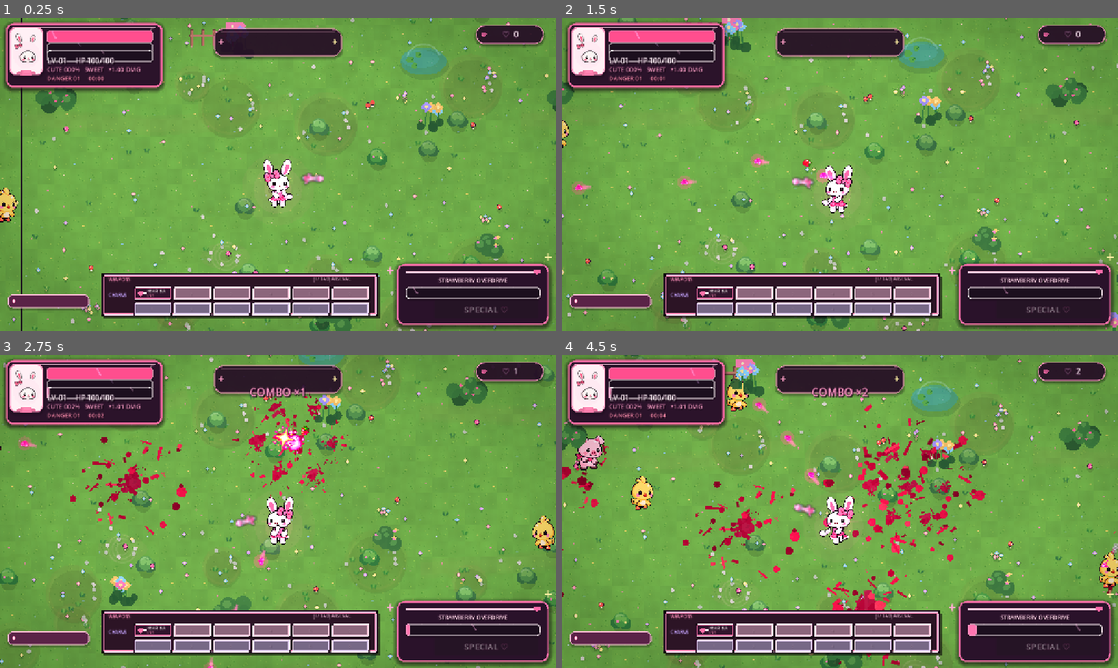
Above: before the commit, frames 1-4 (two rows, left to right).
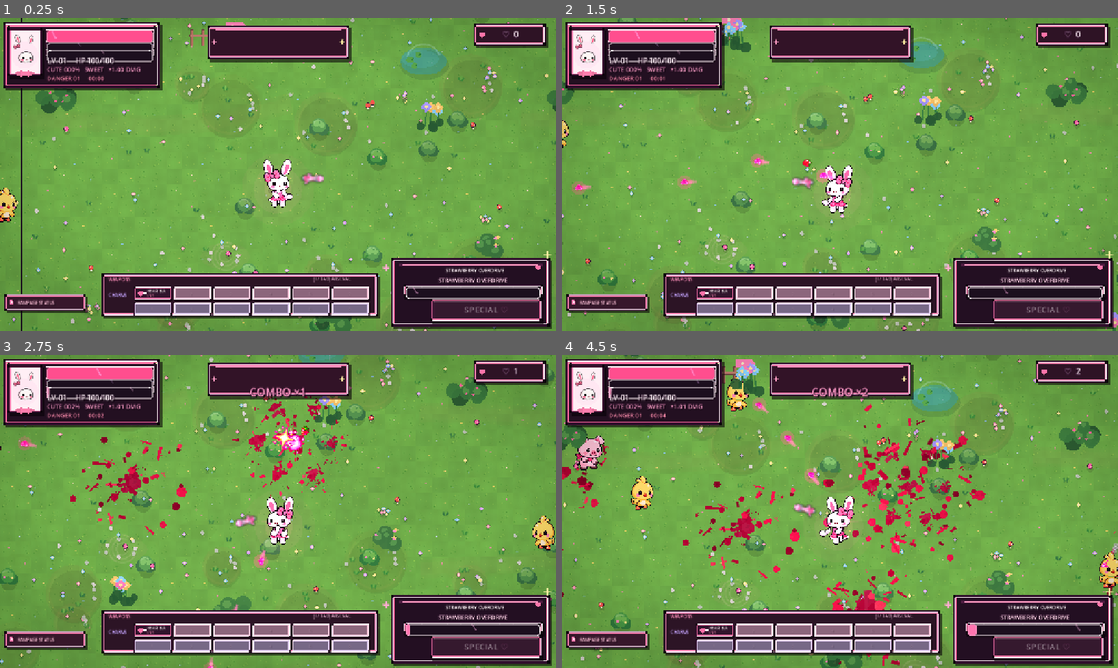
Above: after the commit, the same moments.

Repository: ramonsamagaio/cutecuterampage
Game: Godot game, scene res://scenes/Main.tscn
Same seed, same stepped clock (60 frames per second), same inputs: the game is played once before the commit and once after it.
Inputs (mouse positions are in pixels of both pictures, inside the frame that each line leads up to):
- Up to frame 1 (0.25 s): no input
- Up to frame 2 (1.5 s): tap Enter at 0.5 s; move the mouse to (962, 158) at 0.52 s; hold Right (ui_right) 0.53-1.28 s; tap Shift at 0.6 s; tap Space at 0.77 s; move the mouse to (728, 190) at 1.27 s; hold Down (ui_down) from 1.28 s (still down); tap Z at 1.35 s
- Up to frame 3 (2.75 s): tap Space at 1.52 s; move the mouse to (333, 442) at 2.02 s; release Down (ui_down) at 2.03 s; hold Right (ui_right) from 2.03 s (still down); tap X at 2.1 s
- Up to frame 4 (4.5 s): move the mouse to (812, 574) at 2.77 s; release Right (ui_right) at 2.78 s; hold Up (ui_up) 2.78-3.53 s; tap C at 2.85 s; tap Space at 3.02, 3.77 s; move the mouse to (1006, 558) at 3.52 s; hold Left (ui_left) from 3.53 s (still down); tap I at 3.6 s; move the mouse to (673, 464) at 4.27 s; tap Tab at 4.35 s

The runs differ from the first frame. In frame 1, 7.3% of the frame differs, in the area x 0-100%, y 1-100%; in frame 2, 7.3%; in frame 3, 7.3%; in frame 4, 7.2%.

Commit message:
feat: redraw HUD chrome as chunky hand-pixeled arcade UI

Diff:
--- a/scripts/ui/hud_concept_decor.gd
+++ b/scripts/ui/hud_concept_decor.gd
@@ -5,86 +5,125 @@
 var _ear_l: Texture2D
 var _ear_r: Texture2D
 var _bow: Texture2D
-var _main_style: StyleBoxFlat
-var _portrait_style: StyleBoxFlat
-var _special_style: StyleBoxFlat
-var _pill_style: StyleBoxFlat
-var _badge_style: StyleBoxFlat
+var _font: Font
+var _time: float = 0.0
+var _tick: float = 0.0
 
 func _ready() -> void:
 	mouse_filter = Control.MOUSE_FILTER_IGNORE
 	set_anchors_and_offsets_preset(Control.PRESET_FULL_RECT)
 	z_index = -100
+	_font = ThemeDB.fallback_font
 	_head = CutoutArtPart.make_small_texture("res://assets/Taffi/Cabeca.png", Vector2i(66, 60))
 	_ear_l = CutoutArtPart.make_small_texture("res://assets/Taffi/Ore1.png", Vector2i(21, 45))
 	_ear_r = CutoutArtPart.make_small_texture("res://assets/Taffi/Ore2.png", Vector2i(21, 45))
 	_bow = CutoutArtPart.make_small_texture("res://assets/Taffi/Laco.png", Vector2i(31, 25))
-	_main_style = _make_style(Color("2c142b"), Color("ff6fa8"), 16, 4, Color(0.05, 0.01, 0.05, 0.55), 10)
-	_portrait_style = _make_style(Color("fff1f6"), Color("ff91bd"), 14, 3, Color(0.08, 0.03, 0.08, 0.34), 6)
-	_special_style = _make_style(Color("2b132b"), Color("ff72ae"), 17, 4, Color(0.05, 0.01, 0.05, 0.52), 10)
-	_pill_style = _make_style(Color(0.15, 0.05, 0.15, 0.88), Color("ff9cc4"), 20, 2, Color(0.04, 0.01, 0.04, 0.34), 5)
-	_badge_style = _make_style(Color("5b2448"), Color("ffc1da"), 10, 2, Color(0.04, 0.01, 0.04, 0.24), 3)
 	queue_redraw()
 
-func _make_style(bg: Color, border: Color, radius: int, border_width: int, shadow: Color, shadow_size: int) -> StyleBoxFlat:
-	var style: StyleBoxFlat = StyleBoxFlat.new()
-	style.bg_color = bg
-	style.border_color = border
-	style.set_border_width_all(border_width)
-	style.corner_radius_top_left = radius
-	style.corner_radius_top_right = radius
-	style.corner_radius_bottom_left = radius
-	style.corner_radius_bottom_right = radius
-	style.shadow_color = shadow
-	style.shadow_size = shadow_size
-	style.shadow_offset = Vector2(0, 4)
-	return style
+func _process(delta: float) -> void:
+	_time += delta
+	_tick -= delta
+	if _tick <= 0.0:
+		_tick = 0.16
+		queue_redraw()
 
 func _draw() -> void:
-	# Static candy-console chrome. Dynamic shine is handled once by HUDShineFX,
-	# avoiding duplicate redraw loops on decorative UI.
-	draw_style_box(_main_style, Rect2(14, 12, 360, 148))
-	draw_rect(Rect2(27, 20, 332, 3), Color("ffd2e4"))
-	draw_rect(Rect2(28, 25, 328, 1), Color(1.0, 0.65, 0.80, 0.20))
-	draw_arc(Vector2(355, 30), 8.0, PI, PI * 1.52, 10, Color(1.0, 0.72, 0.85, 0.40), 2.0, true)
+	# TOP LEFT: chunky authored arcade frame, deliberately square/cut instead of generic rounded UI.
+	var stats_rect: Rect2 = Rect2(8, 10, 360, 151)
+	_draw_pixel_frame(stats_rect, Color("241122"), Color("ff69a0"), Color("fff3f8"), 4)
+	# Tiny raised header lip.
+	draw_rect(Rect2(22, 16, 332, 5), Color("ff78aa"))
+	draw_rect(Rect2(28, 17, 210, 2), Color(1.0, 0.90, 0.96, 0.72))
 
-	draw_style_box(_portrait_style, Rect2(22, 20, 78, 112))
-	draw_circle(Vector2(61, 84), 31.0, Color(1.0, 0.68, 0.82, 0.10))
-	_draw_centered(_ear_l, Vector2(45, 47))
-	_draw_centered(_ear_r, Vector2(73, 47))
-	_draw_centered(_head, Vector2(62, 87))
-	_draw_centered(_bow, Vector2(42, 64))
-	_draw_ribbon(Vector2(61, 127))
+	# Portrait cartridge with a white enamel face and pink side rails.
+	var portrait_rect: Rect2 = Rect2(18, 22, 80, 112)
+	_draw_pixel_frame(portrait_rect, Color("fff0f6"), Color("ff84b4"), Color("40122f"), 3)
+	draw_circle(Vector2(58, 85), 31.0, Color(1.0, 0.62, 0.82, 0.10))
+	_draw_centered(_ear_l, Vector2(42, 48))
+	_draw_centered(_ear_r, Vector2(70, 48))
+	_draw_centered(_head, Vector2(59, 88))
+	_draw_centered(_bow, Vector2(39, 65))
+	_draw_ribbon(Vector2(58, 128))
 
-	draw_rect(Rect2(108, 51, 246, 1), Color(1.0, 0.56, 0.73, 0.18))
-	draw_rect(Rect2(108, 69, 246, 1), Color(1.0, 0.56, 0.73, 0.13))
-	draw_rect(Rect2(108, 86, 246, 1), Color(1.0, 0.56, 0.73, 0.10))
+	# Bar bays and tiny pixel separators. Functional ProgressBars sit on top.
+	_draw_bar_bay(Rect2(104, 25, 252, 29), Color("ff5a91"))
+	_draw_bar_bay(Rect2(104, 54, 252, 16), Color("72d8ff"))
+	_draw_bar_bay(Rect2(104, 71, 252, 16), Color("ff8fbd"))
 	for i: int in 8:
-		var x: float = 112.0 + float(i) * 30.0
-		draw_rect(Rect2(x, 77, 1, 5), Color(1.0, 0.78, 0.88, 0.18))
+		var x: float = 113.0 + float(i) * 29.0
+		draw_rect(Rect2(x, 77, 1, 5), Color(1.0, 0.91, 0.96, 0.20))
 
-	# Floating badges remain clean and small. The real 6x6 arsenal now lives bottom-center.
-	draw_style_box(_pill_style, Rect2(493, 24, 294, 64))
-	draw_rect(Rect2(510, 31, 260, 2), Color(1.0, 0.72, 0.84, 0.20))
-	_draw_spark(Vector2(509, 55), Color("ff9fc7"), 5.0)
-	_draw_spark(Vector2(771, 55), Color("fff0a3"), 4.0)
-	draw_style_box(_pill_style, Rect2(1096, 16, 156, 44))
-	_draw_heart(Vector2(1114, 38), 0.72, 0.70)
+	# Pixel screws / candy LEDs make the panel feel like a toy device.
+	for p: Vector2 in [Vector2(16, 18), Vector2(359, 18), Vector2(16, 153), Vector2(359, 153)]:
+		draw_rect(Rect2(p, Vector2(3, 3)), Color("fff0a5"))
 
-	draw_style_box(_special_style, Rect2(914, 566, 350, 140))
-	draw_rect(Rect2(934, 582, 310, 4), Color("ffd0e2"))
-	draw_rect(Rect2(934, 589, 190, 2), Color(1.0, 0.45, 0.70, 0.34))
+	# TOP CENTER: scoreboard canopy behind combo text.
+	var combo_rect: Rect2 = Rect2(478, 18, 326, 77)
+	_draw_pixel_frame(combo_rect, Color(0.095, 0.025, 0.085, 0.88), Color("f078aa"), Color(1.0, 0.90, 0.96, 0.82), 3)
+	draw_rect(Rect2(496, 24, 290, 3), Color("ff8fbd"))
+	draw_rect(Rect2(516, 28, 250, 1), Color(1.0, 0.84, 0.92, 0.30))
+	_draw_spark(Vector2(493, 55), 5.0, Color("ff9fc7"))
+	_draw_spark(Vector2(788, 55), 5.0, Color("fff0a3"))
+
+	# TOP RIGHT: compact kill/currency style cartridge.
+	var kill_rect: Rect2 = Rect2(1090, 14, 166, 49)
+	_draw_pixel_frame(kill_rect, Color(0.10, 0.03, 0.09, 0.90), Color("f083ad"), Color("fff0f6"), 2)
+	_draw_heart(Vector2(1110, 38), 0.75, Color("ff75aa"))
+	draw_rect(Rect2(1130, 27, 104, 2), Color(1.0, 0.84, 0.92, 0.16))
+
+	# BOTTOM RIGHT: the special is a large piece of hero UI, not a generic panel.
+	var special_rect: Rect2 = Rect2(900, 552, 366, 157)
+	_draw_pixel_frame(special_rect, Color("241023"), Color("ff68a0"), Color("fff1f7"), 4)
+	# clipped/cut header band
+	draw_rect(Rect2(918, 564, 330, 8), Color("4f1d42"))
+	draw_rect(Rect2(926, 566, 314, 3), Color("ff9fc4"))
+	_draw_text(Vector2(1026, 585), "STRAWBERRY OVERDRIVE", 11, Color("fff1f7"))
+	_draw_heart(Vector2(1239, 574), 0.72, Color("ff77ac"))
+
+	# Meter shell behind the real special ProgressBar.
+	var meter_rect: Rect2 = Rect2(928, 613, 322, 30)
+	_draw_pixel_frame(meter_rect, Color("1a0b1a"), Color("f579aa"), Color("fff1f7"), 2)
 	for i: int in 10:
 		var x: float = 940.0 + float(i) * 30.0
-		draw_rect(Rect2(x, 619, 2, 17), Color(1.0, 0.82, 0.90, 0.15))
-	_draw_heart(Vector2(1237, 585), 0.86, 0.95)
-	_draw_spark(Vector2(898, 581), Color("ffacd0"), 7.0)
-	_draw_spark(Vector2(1262, 550), Color("fff0a3"), 7.0)
+		draw_rect(Rect2(x, 619, 2, 18), Color(1.0, 0.89, 0.95, 0.15))
 
-	# Small lower-left control badge, now separated from the actual inventory.
-	draw_style_box(_badge_style, Rect2(18, 636, 188, 31))
-	draw_circle(Vector2(32, 651), 4.5, Color("ff78ad"))
-	draw_circle(Vector2(32, 651), 2.0, Color("fff2f8"))
+	# Hero button well. The actual Button is drawn over this.
+	_draw_pixel_frame(Rect2(990, 644, 258, 54), Color("421a38"), Color("fa76a9"), Color("fff1f7"), 2)
+	var ready_pulse: float = 0.18 + (sin(_time * 3.2) * 0.5 + 0.5) * 0.10
+	draw_rect(Rect2(998, 650, 242, 3), Color(1.0, 0.80, 0.90, ready_pulse))
+	_draw_spark(Vector2(889, 575), 7.0, Color("ffacd0"))
+	_draw_spark(Vector2(1260, 545), 8.0, Color("fff0a3"))
+
+	# Tiny bottom-left game-state anchor, like the resource/readout modules in the concept.
+	_draw_pixel_frame(Rect2(10, 635, 188, 39), Color(0.10, 0.03, 0.09, 0.86), Color("ee78a7"), Color(1.0, 0.90, 0.95, 0.68), 2)
+	draw_circle(Vector2(27, 654), 5.0, Color("ff78ad"))
+	draw_circle(Vector2(27, 654), 2.2, Color("fff2f8"))
+	_draw_text(Vector2(39, 659), "RAMPAGE STATUS", 10, Color("ffc1d8"))
+
+func _draw_pixel_frame(rect: Rect2, fill: Color, edge: Color, outer: Color, thickness: int) -> void:
+	var t: float = float(maxi(1, thickness))
+	# hard offset shadow
+	draw_rect(Rect2(rect.position + Vector2(5, 6), rect.size), Color(0.025, 0.002, 0.022, 0.58))
+	# nested pixels
+	draw_rect(rect, Color("31102d"))
+	draw_rect(Rect2(rect.position + Vector2(t, t), rect.size - Vector2(t * 2.0, t * 2.0)), outer)
+	draw_rect(Rect2(rect.position + Vector2(t + 2.0, t + 2.0), rect.size - Vector2((t + 2.0) * 2.0, (t + 2.0) * 2.0)), edge)
+	draw_rect(Rect2(rect.position + Vector2(t + 4.0, t + 4.0), rect.size - Vector2((t + 4.0) * 2.0, (t + 4.0) * 2.0)), fill)
+	# corner cuts, which are the important bit for the hand-pixel UI read.
+	var cut: float = 6.0
+	var bg: Color = Color(0.0, 0.0, 0.0, 0.0)
+	# We cannot erase Canvas draw calls; repaint using the panel's surrounding dark shadow tone.
+	var bite: Color = Color(0.035, 0.006, 0.032, 0.94)
+	draw_rect(Rect2(rect.position, Vector2(cut, cut)), bite)
+	draw_rect(Rect2(Vector2(rect.end.x - cut, rect.position.y), Vector2(cut, cut)), bite)
+	draw_rect(Rect2(Vector2(rect.position.x, rect.end.y - cut), Vector2(cut, cut)), bite)
+	draw_rect(Rect2(rect.end - Vector2(cut, cut), Vector2(cut, cut)), bite)
+
+func _draw_bar_bay(rect: Rect2, accent: Color) -> void:
+	draw_rect(Rect2(rect.position + Vector2(2, 2), rect.size), Color(0.03, 0.005, 0.03, 0.48))
+	draw_rect(rect, Color("fff1f7"))
+	draw_rect(Rect2(rect.position + Vector2(2, 2), rect.size - Vector2(4, 4)), Color("421630"))
+	draw_rect(Rect2(rect.position + Vector2(4, 4), Vector2(rect.size.x - 8, 2)), Color(accent.r, accent.g, accent.b, 0.42))
 
 func _draw_centered(texture: Texture2D, center: Vector2) -> void:
 	if texture == null:
@@ -92,21 +131,20 @@
 	var s: Vector2 = texture.get_size()
 	draw_texture(texture, center - s * 0.5)
 
-func _draw_spark(center: Vector2, color: Color, radius: float = 7.0) -> void:
-	draw_circle(center, 1.8, color)
+func _draw_spark(center: Vector2, radius: float, color: Color) -> void:
 	draw_line(center + Vector2(-radius, 0), center + Vector2(radius, 0), color, 1.8, true)
 	draw_line(center + Vector2(0, -radius), center + Vector2(0, radius), color, 1.8, true)
+	draw_circle(center, 1.8, color)
 
-func _draw_heart(center: Vector2, size_scale: float, alpha: float) -> void:
-	var c: Color = Color(1.0, 0.42, 0.67, alpha)
-	var r: float = 5.0 * size_scale
-	draw_circle(center + Vector2(-4, -2) * size_scale, r, c)
-	draw_circle(center + Vector2(4, -2) * size_scale, r, c)
+func _draw_heart(center: Vector2, scale_value: float, color: Color) -> void:
+	var r: float = 5.0 * scale_value
+	draw_circle(center + Vector2(-4, -2) * scale_value, r, color)
+	draw_circle(center + Vector2(4, -2) * scale_value, r, color)
 	draw_colored_polygon(PackedVector2Array([
-		center + Vector2(-8, 0) * size_scale,
-		center + Vector2(8, 0) * size_scale,
-		center + Vector2(0, 10) * size_scale
-	]), c)
+		center + Vector2(-8, 0) * scale_value,
+		center + Vector2(8, 0) * scale_value,
+		center + Vector2(0, 10) * scale_value
+	]), color)
 
 func _draw_ribbon(center: Vector2) -> void:
 	var pink: Color = Color("ff7fae")
@@ -118,3 +156,9 @@
 	]), pink.darkened(0.08))
 	draw_rect(Rect2(center + Vector2(-10, -6), Vector2(20, 12)), pink)
 	draw_rect(Rect2(center + Vector2(-8, -4), Vector2(16, 2)), Color(1.0, 0.78, 0.88, 0.40))
+
+func _draw_text(pos: Vector2, text: String, font_size: int, color: Color) -> void:
+	if _font == null:
+		return
+	draw_string(_font, pos + Vector2(2, 2), text, HORIZONTAL_ALIGNMENT_LEFT, -1, font_size, Color(0.06, 0.005, 0.05, color.a * 0.82))
+	draw_string(_font, pos, text, HORIZONTAL_ALIGNMENT_LEFT, -1, font_size, color)
